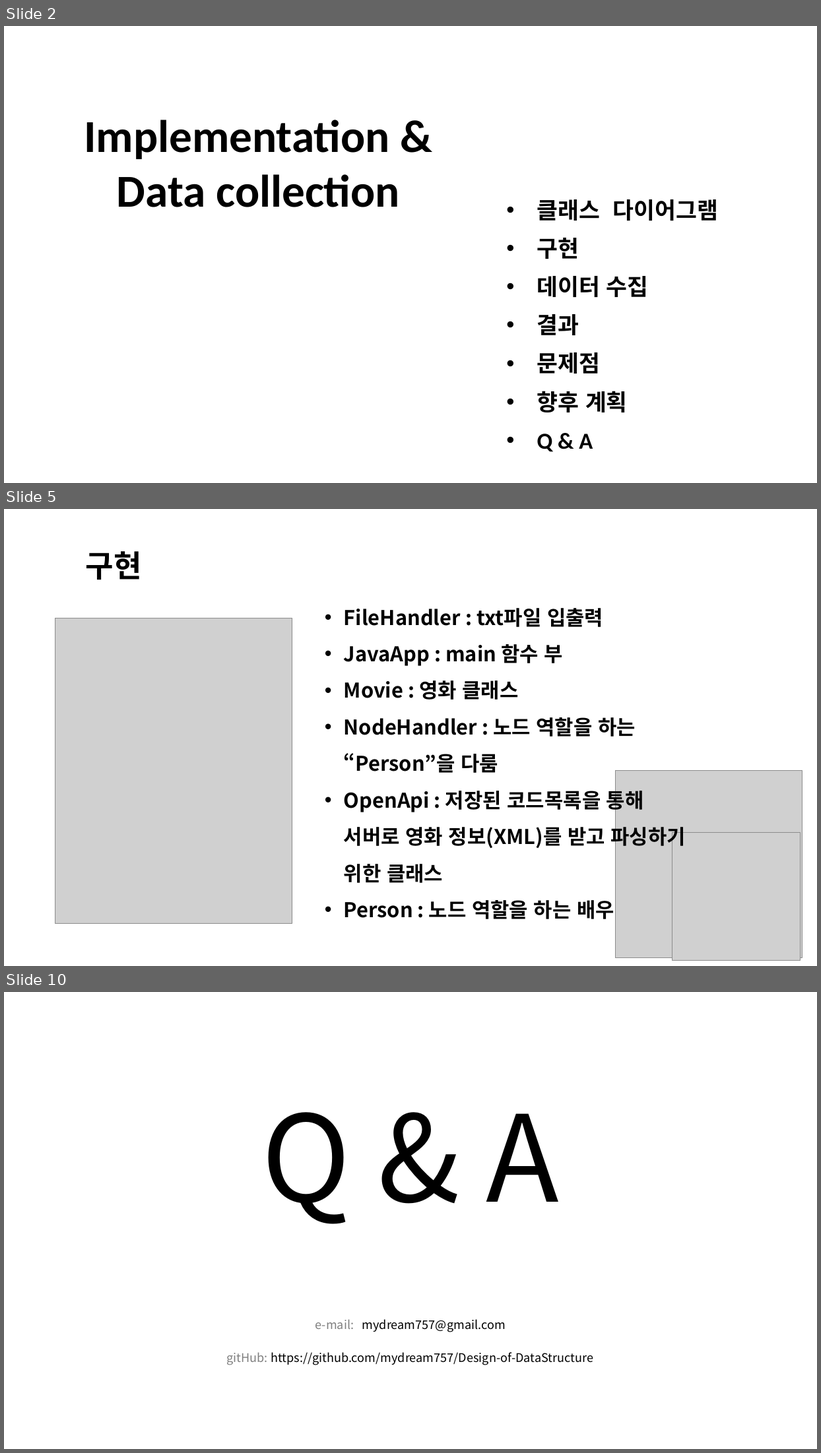
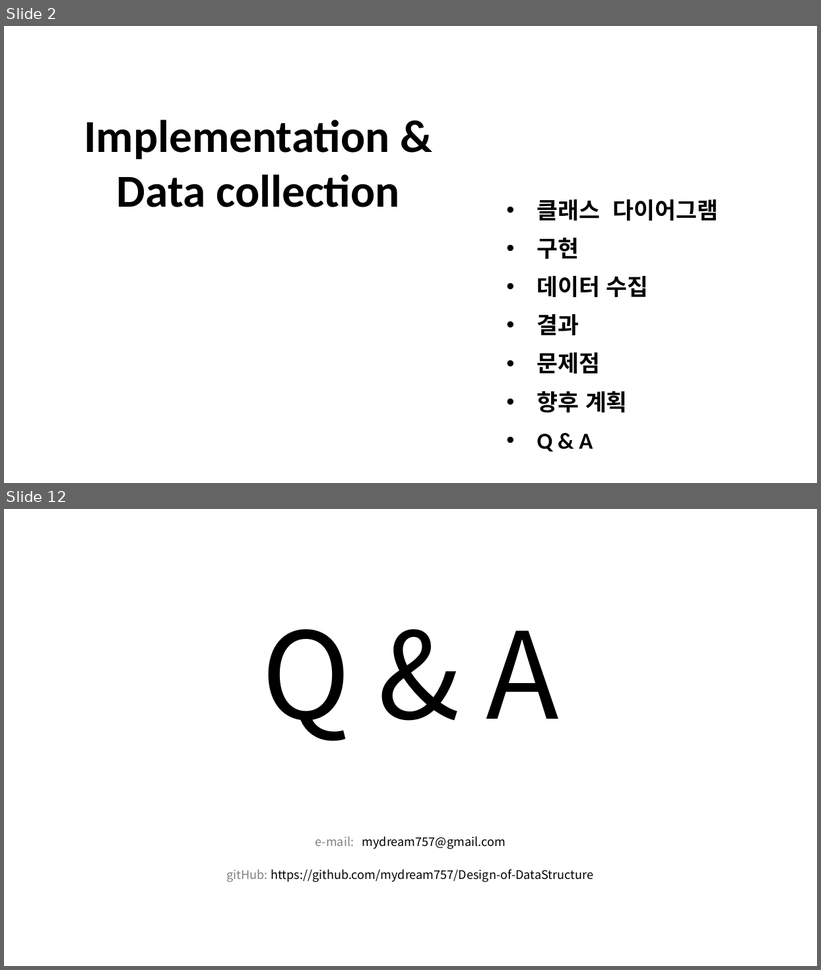
Before and after one commit to mydream757/Design-of-DataStructure, a slide deck: 3. Implementation.pptx. Shown one above the other, each under a label of ours: slides 2, 5 and 10 before the commit, slides 2 and 12 after it; the slides between them are not shown. The pictures are 821x1453 and 821x970 pixels, drawn with LibreOffice and Linux fonts; fonts in the diff are those of the drawing; grey boxes stand for pictures; background and template pictures are left out. Boxes give left, top, right and bottom in pixels: in the first picture for what was removed or moved away, otherwise in the second. Text is boxed around its words. In the diff, an @@ line names an element or a change of style, - is before the commit and + after.

```diff
--- a/3. Implementation.pptx
+++ b/3. Implementation.pptx
@@ slide 5 removed at (4,509,817,966), background picture (left out) @@
@@ text removed at (86,551,142,580) @@
-구현
@@ picture removed at (55,618,292,923) @@
@@ text removed at (344,608,685,920) @@
-• FileHandler : txt파일 입출력
-• JavaApp : main 함수 부
-• Movie : 영화 클래스
-• NodeHandler : 노드 역할을 하는 “Person”을 다룸
-• OpenApi : 저장된 코드목록을 통해 서버로 영화 정보(XML)를 받고 파싱하기 위한 클래스
-• Person : 노드 역할을 하는 배우
@@ picture removed at (616,770,803,958) @@
@@ picture removed at (673,833,801,961) @@
@@ what was slide 10 is now slide 12 @@
```
Also in this commit, not shown: 4 slides changed, 5 slides added, 2 other slides removed.
